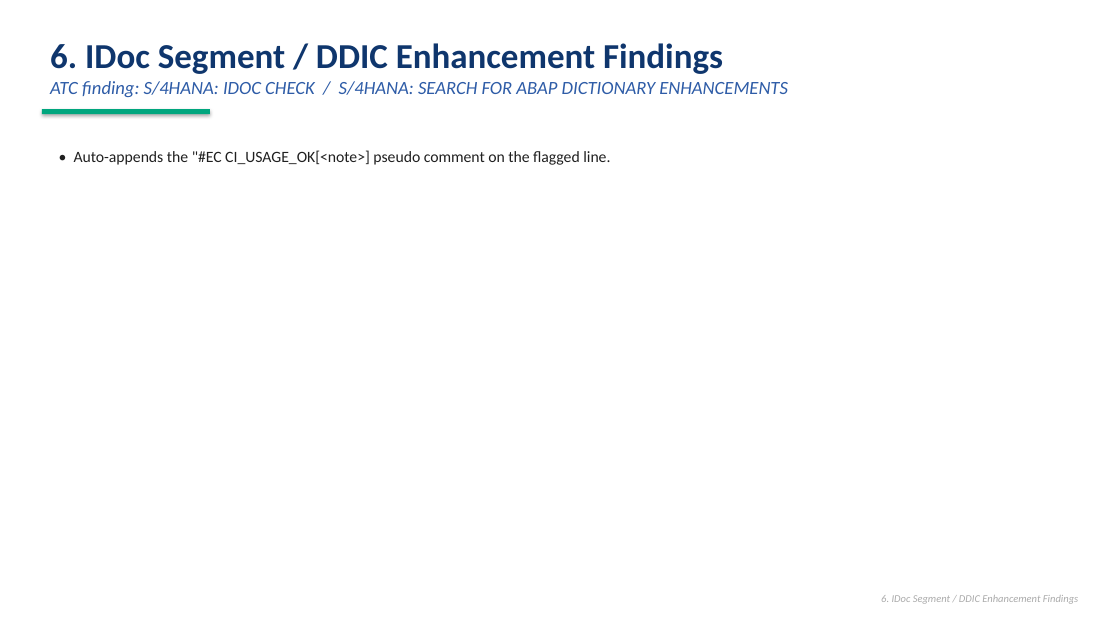
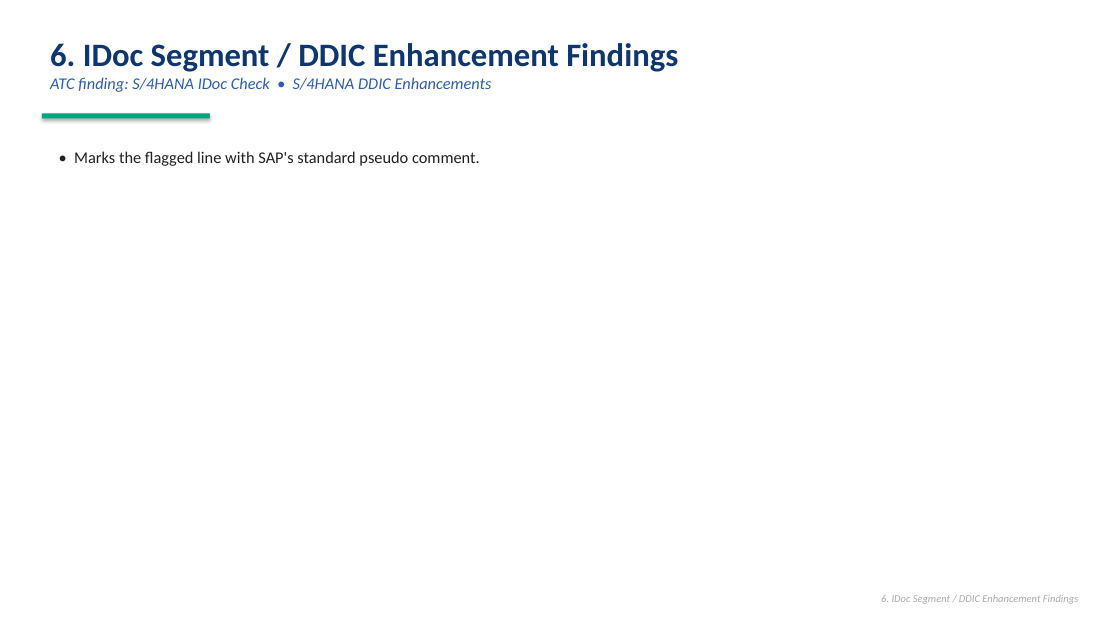
Before and after one commit to vaibhavdiligent/ONGC-CST-Purchase-Date-Sharing-, a slide deck: slide 10 of ZATC_RESULT_CORRECTION_CAPABILITIES.pptx. Drawn at 1120x630 pixels with LibreOffice and Linux fonts; fonts in the diff are those of the drawing. Boxes give left, top, right and bottom in pixels: in the first picture for what was removed or moved away, otherwise in the second. Text is boxed around its words. In the diff, an @@ line names an element or a change of style, - is before the commit and + after.

```diff
--- a/ZATC_RESULT_CORRECTION_CAPABILITIES.pptx
+++ b/ZATC_RESULT_CORRECTION_CAPABILITIES.pptx
@@ text at (50,43,678,72): size 30 to 28 pt in "6. IDoc Segment / DDIC Enhancement Findings" @@
@@ text at (50,77,492,92): text changed; size 16 to 14 pt @@
-ATC finding: S/4HANA: IDOC CHECK / S/4HANA: SEARCH FOR ABAP DICTIONARY ENHANCEMENTS
+ATC finding: S/4HANA IDoc Check • S/4HANA DDIC Enhancements
@@ rectangle: place and size @@
-rectangle at (42,109,210,114)
+rectangle at (42,113,210,118)
@@ text at (74,151,480,166): text changed; size 13.5 to 14 pt @@
-• Auto-appends the "#EC CI_USAGE_OK[<note>] pseudo comment on the flagged line.
+• Marks the flagged line with SAP's standard pseudo comment.
```
Also in this commit, not shown: 20 other slides changed, 1 slide added, 2 slides removed.
